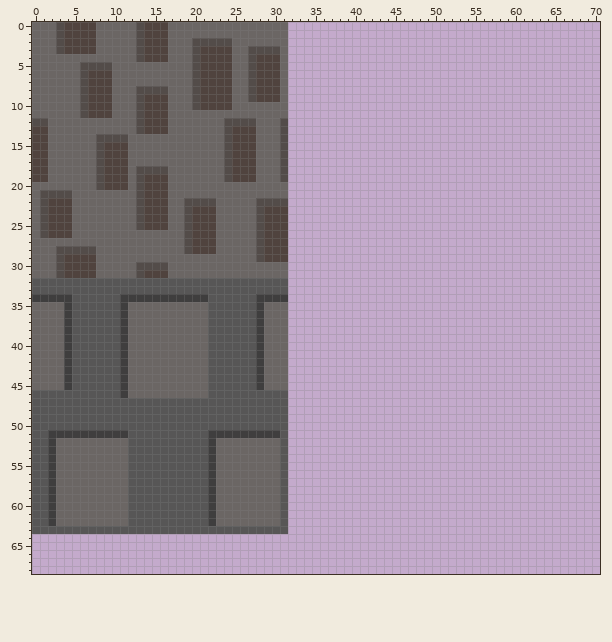
One commit to this sprite sheet: netclient/media/sprites/t02.png. Above, as it was before the edit.
The file is 128x128 pixels. Colours within 5 levels of each other are drawn and written as one. Shown: x 0..70, y 0..68.
The result:
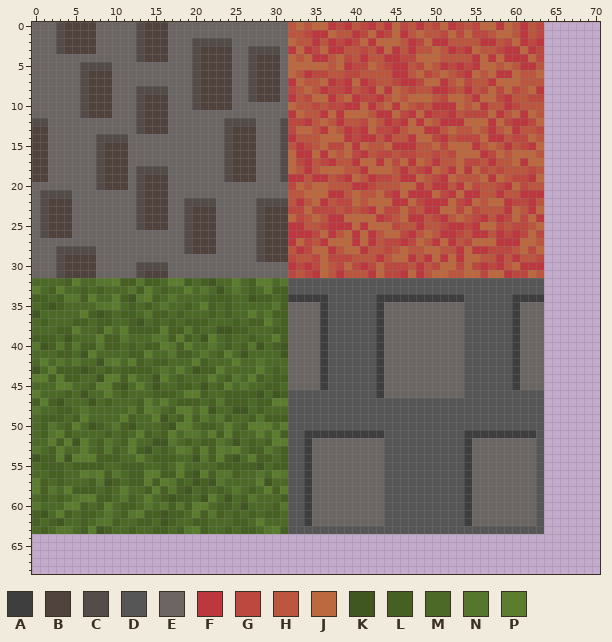
Palette (. is transparent): A #3f3e3e  B #50433e  C #534c49  D #575656  E #6b6664  F #bd373f  G #bd483f  H #bd563f  J #bd693f  K #415721  L #466024  M #4d6927  N #57762d  P #5c7c2e
The exact change:
Changed rows in their new state; - is an unchanged pixel.
first column x 0:
 0 --------------------------------HJHJJFGFHGFHFJGHFHGJFGHGJJFJHFHG
 1 --------------------------------HHGFFJHHFGJFGJFHJHHGJGJGGHJJHFHG
 2 --------------------------------JHHFHFGFGJFJJJHFGJFFHHHHFFHGJFGF
 3 --------------------------------FJFGJFFHHGHFJFHFHHJHFGFJHHGFFJFG
 4 --------------------------------JHJFFHJGHFHHFFGGJJJHHHHFJFJFFFJG
 5 --------------------------------JJJJJHJFGGJHGFFHGJHFGFGFJJHJHFFH
 6 --------------------------------JHFGGHHGGHHHHFFHJGHJHGFJHJFFJHHJ
 7 --------------------------------FJHHJFGFJFGHHGFFGJJFHJGHHFJJJHHH
 8 --------------------------------GHJHFGGFHGFJFJHGHHFFGHFHGJGJGHJF
 9 --------------------------------FHGJJFHJFGGFHJHJJJHGJJHFJJGFHHGG
10 --------------------------------JHHGHGGFFJFHJFJHGHFFFJHJFHHFGHHH
11 --------------------------------FJHHFJFJJJHFFJGFJFGGFHGGGJFHJFJH
12 --------------------------------GGFHJHFHHGJHFGFJFJHFFFJJJFJGFFGJ
13 --------------------------------GJJHFJHFGFJGGFHJJFFHJHHJHFHJFHHG
14 --------------------------------FHHHJJJFGFFHFHHFJJGFHGGGJFFHGGJH
15 --------------------------------HFGHJGGJFJHHJFFFHHJGJJJFHJHFHGFJ
16 --------------------------------JFFJFJHJGFHGGHGGHHGHGJJJFGJHJJJH
17 --------------------------------JGFHGFHHFJJFJGJFJHFHHJGGHFHHJFJJ
18 --------------------------------JHFHJJJHHFJJJHFHGFJHFJFJGHGHHHGH
19 --------------------------------FFHFFHGFJHFGGHFFJHGFJHHHJFJHGGFJ
20 --------------------------------GJHJJHHHFFGHHHJJFHFFHFJGHHGFJGHH
21 --------------------------------HHJJJFFHJHHJGFJFFFJGFJFFHHFHHFFF
22 --------------------------------HFHJFHGGJHJJJFFJGFFFJGFJHJJFGGFH
23 --------------------------------GGJGGGHGHGFJGGJGHFFJJGJGHHHFJHFJ
24 --------------------------------JGHJHFFJJJJFGHJFFHGFHJHGFHFGJGJF
25 --------------------------------FFHHGFFFJFJJJGHHFHHGFFGFJJGHGGHJ
26 --------------------------------FFFGJFHJFJFHJJGFHJHFFGHFFHFGFGJG
27 --------------------------------FJGHFJJJFJFHGGFGJHFJFHGJJJFFFJJH
28 --------------------------------HFGJJFHJJFHHGHJHHJJHHFJFFGGGHJGJ
29 --------------------------------GHHGJGGGHHHFHJJFHFJFJFJJHHFHFHHG
30 --------------------------------FGFGJHGJGFGJGGGHFHGJJGJGFGFHJFFF
31 --------------------------------GHGFJHFHHHFJGGFJFHJJHHJJGJJFGGJH
32 MMMMLPMMNNPLLNLLMPPLMLKMMPMLPPMNDDDDDDDDDDDDDDDDDDDDDDDDDDDDDDDD
33 PMLPMMLMLMMMNLPMLMMPMNMKMNMLMPLLDDDDDDDDDDDDDDDDDDDDDDDDDDDDDDDD
34 LLMLNNLPMMPLKNPLMNMMMMLLLMMKLLMLAAAAADDDDDDAAAAAAAAAAADDDDDDAAAA
35 MLKLMMMMNNPMLMLMNMMLMPLMLMMMMMNLEEEEADDDDDDAEEEEEEEEEEDDDDDDAEEE
36 KMMMMMPLKLMLLMNLLMLMMMLMLMMPMNLLEEEEADDDDDDAEEEEEEEEEEDDDDDDAEEE
37 MLMMMLLMLLMMLKMLMLMLLLMMMLMLLPMLEEEEADDDDDDAEEEEEEEEEEDDDDDDAEEE
38 MMMLLPMMLPMPLLLLPLLNLMMKKLLMMMLLEEEEADDDDDDAEEEEEEEEEEDDDDDDAEEE
39 LLLMKMMMPLLNMMMNNLPLMKPMLMMLMMPLEEEEADDDDDDAEEEEEEEEEEDDDDDDAEEE
40 NKLNLNLLNLLMLMLLPNLPMMNMLMLNKMLKEEEEADDDDDDAEEEEEEEEEEDDDDDDAEEE
41 MMMLLMKPMMMMLLPMMNLLMNMLPMKMMMMKEEEEADDDDDDAEEEEEEEEEEDDDDDDAEEE
42 MPMNMNMMKNPMPLMLLMMMPLMMMPMMNMMMEEEEADDDDDDAEEEEEEEEEEDDDDDDAEEE
43 KMPLLLKLMLMLLLLMNMPMKLLPMMMMPMLMEEEEADDDDDDAEEEEEEEEEEDDDDDDAEEE
44 PPLPLLMMKPPLPMMKPMLMMMPMLNMPLMLLEEEEADDDDDDAEEEEEEEEEEDDDDDDAEEE
45 MMMPPMMLPPLKMPMKMMLLMKMLPMNMMLLMEEEEADDDDDDAEEEEEEEEEEDDDDDDAEEE
46 PMMMLMKMMPMLMMMLLLMPPLMMLLLLKMKLDDDDDDDDDDDAEEEEEEEEEEDDDDDDDDDD
47 LPLKMMMKMLMMMLPMPMLLLMLNLLLMLLPPDDDDDDDDDDDDDDDDDDDDDDDDDDDDDDDD
48 NMMLLMNMMMMMNLPNMLPPMPKMMKKMLMMMDDDDDDDDDDDDDDDDDDDDDDDDDDDDDDDD
49 MLLLMLPMMMMPLMMPKMLPLNMNLMMLNLLLDDDDDDDDDDDDDDDDDDDDDDDDDDDDDDDD
50 MLNMLPMKLMNLKMMMLKPPMLLMPMLPPPMPDDDDDDDDDDDDDDDDDDDDDDDDDDDDDDDD
51 MLNPLMMMMLMLMPLMLPMNNMPLPLMMPMPLDDAAAAAAAAAADDDDDDDDDDAAAAAAAAAD
52 MMPLPKPMLNMLPMMKKNMLMLLNMKMLMLPPDDAEEEEEEEEEDDDDDDDDDDAEEEEEEEED
53 NMLPMMPMLNLMPLKMLMPNLPLPNPMLLNMLDDAEEEEEEEEEDDDDDDDDDDAEEEEEEEED
54 KLLPKPPPLLLMMPMLLLMMKNLPLKMPLLMLDDAEEEEEEEEEDDDDDDDDDDAEEEEEEEED
55 MLLLMLLLLMMLLLMMLMPMMMMLLLLLKMLLDDAEEEEEEEEEDDDDDDDDDDAEEEEEEEED
56 MMLLMMPNPLNMLLPPLLPLKPLNNLMMNMPNDDAEEEEEEEEEDDDDDDDDDDAEEEEEEEED
57 PLMLMMMLNKLMLLPLPNLMKLKNMMMMPKMMDDAEEEEEEEEEDDDDDDDDDDAEEEEEEEED
58 PLNMPLLLMLMPMMLPLNLKMLMLMNMLMPLPDDAEEEEEEEEEDDDDDDDDDDAEEEEEEEED
59 MLMLMNPPLLMNLMPMLKLLMKPMKMLNMMMLDDAEEEEEEEEEDDDDDDDDDDAEEEEEEEED
60 NMMMPPLMLPMLLMNMNLNLPPMLLMKMMMLNDDAEEEEEEEEEDDDDDDDDDDAEEEEEEEED
61 LKMPLMLLMNMLNPLLKLLMPLNLMLMLMLLMDDAEEEEEEEEEDDDDDDDDDDAEEEEEEEED
62 LMLKMMLMNNLMMLLMKLMMLLMMMLLMPMMMDDAEEEEEEEEEDDDDDDDDDDAEEEEEEEED
63 MLMNNMLPKLMMLMMLLMLNPLMMLMLLMNPLDDDDDDDDDDDDDDDDDDDDDDDDDDDDDDDD
Pixel boxes of the changes (left, top, right, bottom) in both pictures:
changed: (32, 22, 544, 534)
